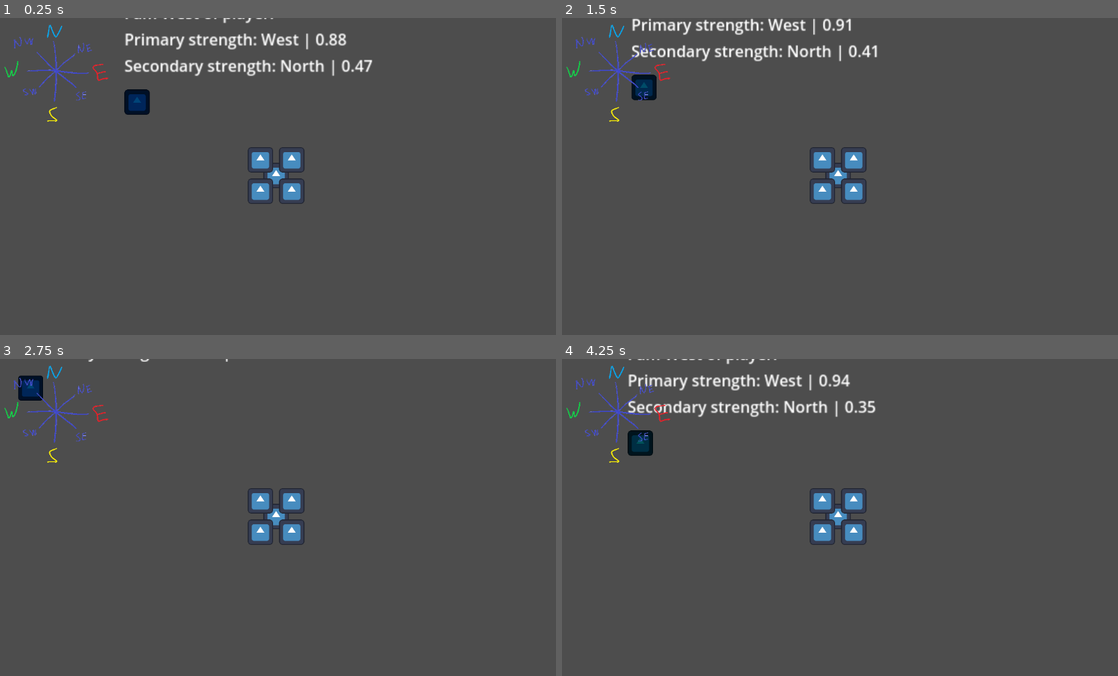
Above: before the commit, frames 1-4 (two rows, left to right).
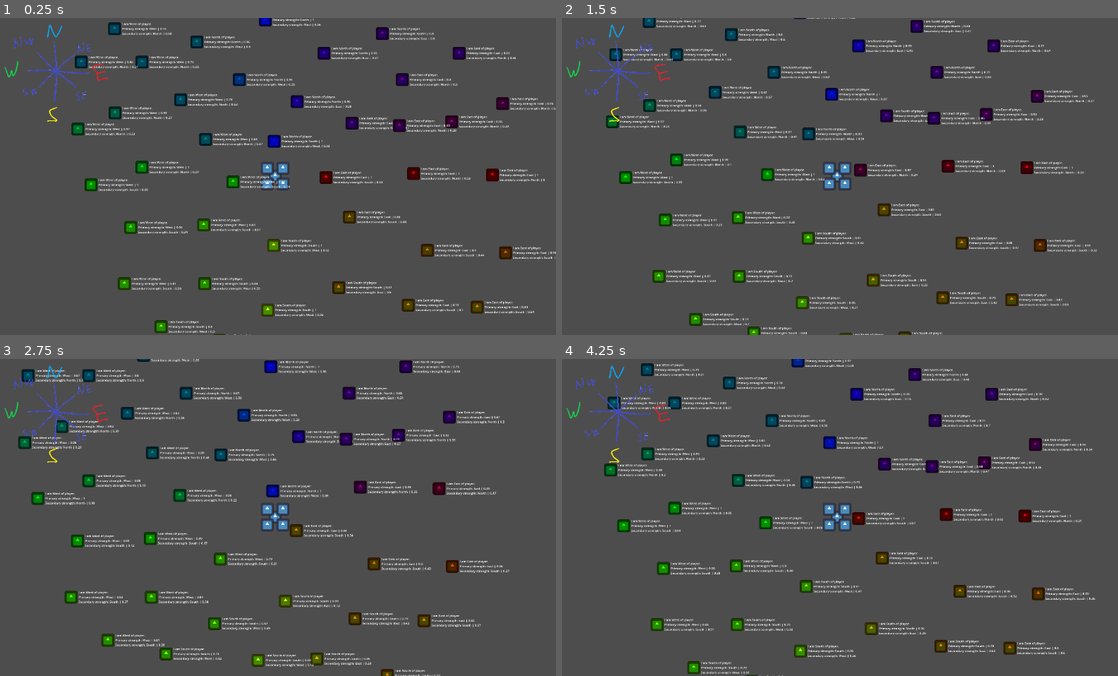
Above: after the commit, the same moments.

Repository: Noriclol/MathAssignment
Game: Godot game, scene res://Assignment/Assignment.tscn
The game is run twice, just before and just after one commit, with the same random seed, the same clock (stepped at 60 frames per second) and the same inputs. The engine's default icon, where the game draws it, is replaced by a stand-in: a white triangle on a blue panel in a dark square.
Inputs:
- Up to frame 1 (0.25 s): no input
- Up to frame 2 (1.5 s): tap Enter at 0.5 s; hold Right (ui_right) 0.53-1.28 s; hold Down (ui_down) from 1.28 s (still down)
- Up to frame 3 (2.75 s): release Down (ui_down) at 2.03 s; hold Right (ui_right) from 2.03 s (still down)
- Up to frame 4 (4.25 s): release Right (ui_right) at 2.78 s; hold Up (ui_up) 2.78-3.53 s; hold Left (ui_left) from 3.53 s (still down)

The runs differ from the first frame. In frame 1, 10% of the frame differs, in the area x 12-100%, y 0-100%; in frame 2, 10%; in frame 3, 8.9%; in frame 4, 10%.

Commit message:
made play scene a little better

Diff:
--- a/Assignment/Assignment.tscn
+++ b/Assignment/Assignment.tscn
@@ -11,8 +11,211 @@
 
 [node name="Camera2D" type="Camera2D" parent="Player"]
 position = Vector2(-2, 1)
-zoom = Vector2(2, 2)
 
 [node name="Enemy" parent="." node_paths=PackedStringArray("player") instance=ExtResource("2_anmxr")]
 position = Vector2(-144, -78)
 player = NodePath("../Player")
+
+[node name="Enemy2" parent="." node_paths=PackedStringArray("player") instance=ExtResource("2_anmxr")]
+position = Vector2(155, -111)
+player = NodePath("../Player")
+
+[node name="Enemy3" parent="." node_paths=PackedStringArray("player") instance=ExtResource("2_anmxr")]
+position = Vector2(150, 81)
+player = NodePath("../Player")
+
+[node name="Enemy4" parent="." node_paths=PackedStringArray("player") instance=ExtResource("2_anmxr")]
+position = Vector2(-148, 97)
+player = NodePath("../Player")
+
+[node name="Enemy5" parent="." node_paths=PackedStringArray("player") instance=ExtResource("2_anmxr")]
+position = Vector2(-4, -74)
+player = NodePath("../Player")
+
+[node name="Enemy6" parent="." node_paths=PackedStringArray("player") instance=ExtResource("2_anmxr")]
+position = Vector2(102, 0)
+player = NodePath("../Player")
+
+[node name="Enemy7" parent="." node_paths=PackedStringArray("player") instance=ExtResource("2_anmxr")]
+position = Vector2(258, -200)
+player = NodePath("../Player")
+
+[node name="Enemy8" parent="." node_paths=PackedStringArray("player") instance=ExtResource("2_anmxr")]
+position = Vector2(98, -254)
+player = NodePath("../Player")
+
+[node name="Enemy9" parent="." node_paths=PackedStringArray("player") instance=ExtResource("2_anmxr")]
+position = Vector2(-75, -200)
+player = NodePath("../Player")
+
+[node name="Enemy10" parent="." node_paths=PackedStringArray("player") instance=ExtResource("2_anmxr")]
+position = Vector2(-274, -21)
+player = NodePath("../Player")
+
+[node name="Enemy11" parent="." node_paths=PackedStringArray("player") instance=ExtResource("2_anmxr")]
+position = Vector2(-5, 139)
+player = NodePath("../Player")
+
+[node name="Enemy12" parent="." node_paths=PackedStringArray("player") instance=ExtResource("2_anmxr")]
+position = Vector2(281, -8)
+player = NodePath("../Player")
+
+[node name="Enemy13" parent="." node_paths=PackedStringArray("player") instance=ExtResource("2_anmxr")]
+position = Vector2(359, -114)
+player = NodePath("../Player")
+
+[node name="Enemy14" parent="." node_paths=PackedStringArray("player") instance=ExtResource("2_anmxr")]
+position = Vector2(-88, 9)
+player = NodePath("../Player")
+
+[node name="Enemy15" parent="." node_paths=PackedStringArray("player") instance=ExtResource("2_anmxr")]
+position = Vector2(-297, 102)
+player = NodePath("../Player")
+
+[node name="Enemy16" parent="." node_paths=PackedStringArray("player") instance=ExtResource("2_anmxr")]
+position = Vector2(-146, 217)
+player = NodePath("../Player")
+
+[node name="Enemy17" parent="." node_paths=PackedStringArray("player") instance=ExtResource("2_anmxr")]
+position = Vector2(128, 225)
+player = NodePath("../Player")
+
+[node name="Enemy18" parent="." node_paths=PackedStringArray("player") instance=ExtResource("2_anmxr")]
+position = Vector2(309, 149)
+player = NodePath("../Player")
+
+[node name="Enemy19" parent="." node_paths=PackedStringArray("player") instance=ExtResource("2_anmxr")]
+position = Vector2(442, -5)
+player = NodePath("../Player")
+
+[node name="Enemy20" parent="." node_paths=PackedStringArray("player") instance=ExtResource("2_anmxr")]
+position = Vector2(463, -151)
+player = NodePath("../Player")
+
+[node name="Enemy21" parent="." node_paths=PackedStringArray("player") instance=ExtResource("2_anmxr")]
+position = Vector2(374, -254)
+player = NodePath("../Player")
+
+[node name="Enemy22" parent="." node_paths=PackedStringArray("player") instance=ExtResource("2_anmxr")]
+position = Vector2(252, -106)
+player = NodePath("../Player")
+
+[node name="Enemy23" parent="." node_paths=PackedStringArray("player") instance=ExtResource("2_anmxr")]
+position = Vector2(43, -155)
+player = NodePath("../Player")
+
+[node name="Enemy24" parent="." node_paths=PackedStringArray("player") instance=ExtResource("2_anmxr")]
+position = Vector2(-195, -159)
+player = NodePath("../Player")
+
+[node name="Enemy25" parent="." node_paths=PackedStringArray("player") instance=ExtResource("2_anmxr")]
+position = Vector2(-329, -132)
+player = NodePath("../Player")
+
+[node name="Enemy26" parent="." node_paths=PackedStringArray("player") instance=ExtResource("2_anmxr")]
+position = Vector2(-378, 15)
+player = NodePath("../Player")
+
+[node name="Enemy27" parent="." node_paths=PackedStringArray("player") instance=ExtResource("2_anmxr")]
+position = Vector2(-310, 217)
+player = NodePath("../Player")
+
+[node name="Enemy28" parent="." node_paths=PackedStringArray("player") instance=ExtResource("2_anmxr")]
+position = Vector2(-17, 271)
+player = NodePath("../Player")
+
+[node name="Enemy29" parent="." node_paths=PackedStringArray("player") instance=ExtResource("2_anmxr")]
+position = Vector2(270, 261)
+player = NodePath("../Player")
+
+[node name="Enemy30" parent="." node_paths=PackedStringArray("player") instance=ExtResource("2_anmxr")]
+position = Vector2(469, 154)
+player = NodePath("../Player")
+
+[node name="Enemy31" parent="." node_paths=PackedStringArray("player") instance=ExtResource("2_anmxr")]
+position = Vector2(-162, -277)
+player = NodePath("../Player")
+
+[node name="Enemy32" parent="." node_paths=PackedStringArray("player") instance=ExtResource("2_anmxr")]
+position = Vector2(-274, -236)
+player = NodePath("../Player")
+
+[node name="Enemy33" parent="." node_paths=PackedStringArray("player") instance=ExtResource("2_anmxr")]
+position = Vector2(-398, -236)
+player = NodePath("../Player")
+
+[node name="Enemy34" parent="." node_paths=PackedStringArray("player") instance=ExtResource("2_anmxr")]
+position = Vector2(-405, -99)
+player = NodePath("../Player")
+
+[node name="Enemy35" parent="." node_paths=PackedStringArray("player") instance=ExtResource("2_anmxr")]
+position = Vector2(-22, -322)
+player = NodePath("../Player")
+
+[node name="Enemy36" parent="." node_paths=PackedStringArray("player") instance=ExtResource("2_anmxr")]
+position = Vector2(105, -393)
+player = NodePath("../Player")
+
+[node name="Enemy37" parent="." node_paths=PackedStringArray("player") instance=ExtResource("2_anmxr")]
+position = Vector2(217, -294)
+player = NodePath("../Player")
+
+[node name="Enemy38" parent="." node_paths=PackedStringArray("player") instance=ExtResource("2_anmxr")]
+position = Vector2(281, -404)
+player = NodePath("../Player")
+
+[node name="Enemy39" parent="." node_paths=PackedStringArray("player") instance=ExtResource("2_anmxr")]
+position = Vector2(-3, -470)
+player = NodePath("../Player")
+
+[node name="Enemy40" parent="." node_paths=PackedStringArray("player") instance=ExtResource("2_anmxr")]
+position = Vector2(-135, -404)
+player = NodePath("../Player")
+
+[node name="Enemy41" parent="." node_paths=PackedStringArray("player") instance=ExtResource("2_anmxr")]
+position = Vector2(-296, -386)
+player = NodePath("../Player")
+
+[node name="Enemy42" parent="." node_paths=PackedStringArray("player") instance=ExtResource("2_anmxr")]
+position = Vector2(-453, -358)
+player = NodePath("../Player")
+
+[node name="Enemy43" parent="." node_paths=PackedStringArray("player") instance=ExtResource("2_anmxr")]
+position = Vector2(-330, -304)
+player = NodePath("../Player")
+
+[node name="Enemy44" parent="." node_paths=PackedStringArray("player") instance=ExtResource("2_anmxr")]
+position = Vector2(411, 265)
+player = NodePath("../Player")
+
+[node name="Enemy45" parent="." node_paths=PackedStringArray("player") instance=ExtResource("2_anmxr")]
+position = Vector2(192, 343)
+player = NodePath("../Player")
+
+[node name="Enemy46" parent="." node_paths=PackedStringArray("player") instance=ExtResource("2_anmxr")]
+position = Vector2(336, 377)
+player = NodePath("../Player")
+
+[node name="Enemy47" parent="." node_paths=PackedStringArray("player") instance=ExtResource("2_anmxr")]
+position = Vector2(72, 346)
+player = NodePath("../Player")
+
+[node name="Enemy48" parent="." node_paths=PackedStringArray("player") instance=ExtResource("2_anmxr")]
+position = Vector2(-116, 333)
+player = NodePath("../Player")
+
+[node name="Enemy49" parent="." node_paths=PackedStringArray("player") instance=ExtResource("2_anmxr")]
+position = Vector2(-235, 305)
+player = NodePath("../Player")
+
+[node name="Enemy50" parent="." node_paths=PackedStringArray("player") instance=ExtResource("2_anmxr")]
+position = Vector2(-31, 415)
+player = NodePath("../Player")
+
+[node name="Enemy51" parent="." node_paths=PackedStringArray("player") instance=ExtResource("2_anmxr")]
+position = Vector2(153, 431)
+player = NodePath("../Player")
+
+[node name="Enemy52" parent="." node_paths=PackedStringArray("player") instance=ExtResource("2_anmxr")]
+position = Vector2(280, 445)
+player = NodePath("../Player")
--- a/Assignment/Scenes/Enemy.tscn
+++ b/Assignment/Scenes/Enemy.tscn
@@ -59,7 +59,8 @@
 state_position_east = NodePath("../StatePositionEast")
 
 [node name="InfoPanel" parent="." instance=ExtResource("9_uj50r")]
-offset_left = -13.0
-offset_top = -103.0
-offset_right = 50.0
-offset_bottom = -17.0
+offset_left = 15.0
+offset_top = -14.0
+offset_right = 78.0
+offset_bottom = 72.0
+scale = Vector2(0.4, 0.36)
--- a/Assignment/Scripts/Enemy.gd
+++ b/Assignment/Scripts/Enemy.gd
@@ -19,10 +19,8 @@
 
 var color_north : Color = Color.BLUE
 var color_south : Color = Color.YELLOW
-var color_west : Color = Color.WEB_GREEN
+var color_west : Color = Color.GREEN
 var color_east : Color = Color.RED
-
-const RAD2DEG = 180.0 / PI
 
 func _ready() -> void:
 	statemachine.init(self as Enemy)
@@ -33,7 +31,6 @@
 	_check_relative_position()
 	_set_primary()
 	_set_secondary()
-	#info_panel._update_info()
 
 	statemachine.process_frame(delta)
 	_set_sprite_color_adv()
@@ -50,7 +47,7 @@
 			return color_west
 		Global.PlayerDirection.East:
 			return color_east
-	return "null"
+	return Color.ALICE_BLUE
 
 
 func _set_sprite_color_adv() -> void:
--- a/Assignment/Scripts/InfoPanel.gd
+++ b/Assignment/Scripts/InfoPanel.gd
@@ -28,6 +28,6 @@
 
 
 # Called every frame. 'delta' is the elapsed time since the previous frame.
-func _process(delta: float) -> void:
+func _process(_delta: float) -> void:
 	_update_info()
 	pass
--- a/Assignment/Scripts/Player.gd
+++ b/Assignment/Scripts/Player.gd
@@ -10,6 +10,6 @@
 	var move_direction = Input.get_vector("ui_left", "ui_right", "ui_up", "ui_down")
 	velocity = move_direction * speed
 
-func _physics_process(delta: float) -> void:
+func _physics_process(_delta: float) -> void:
 	_handle_input()
 	move_and_slide()
